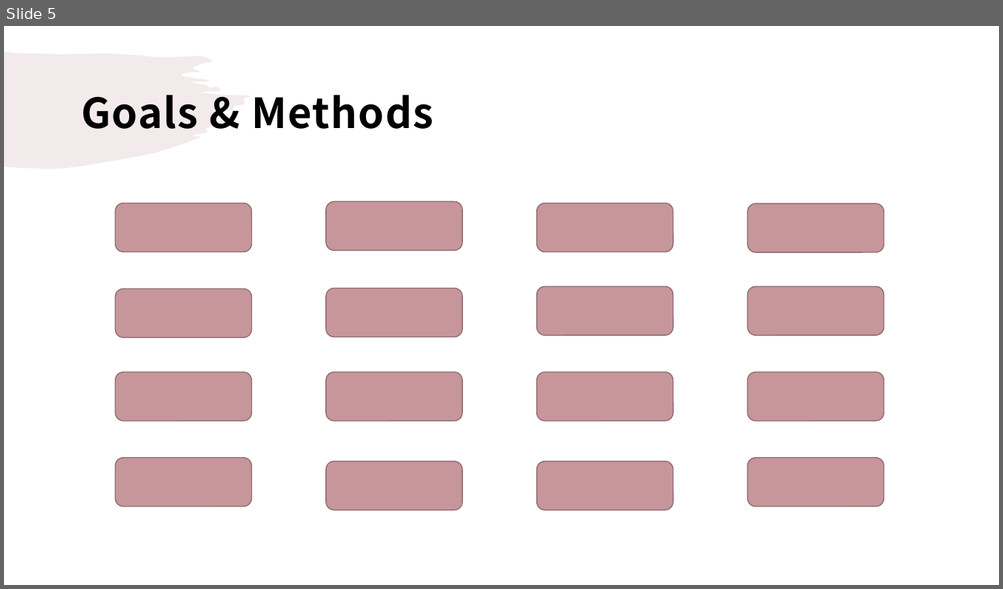
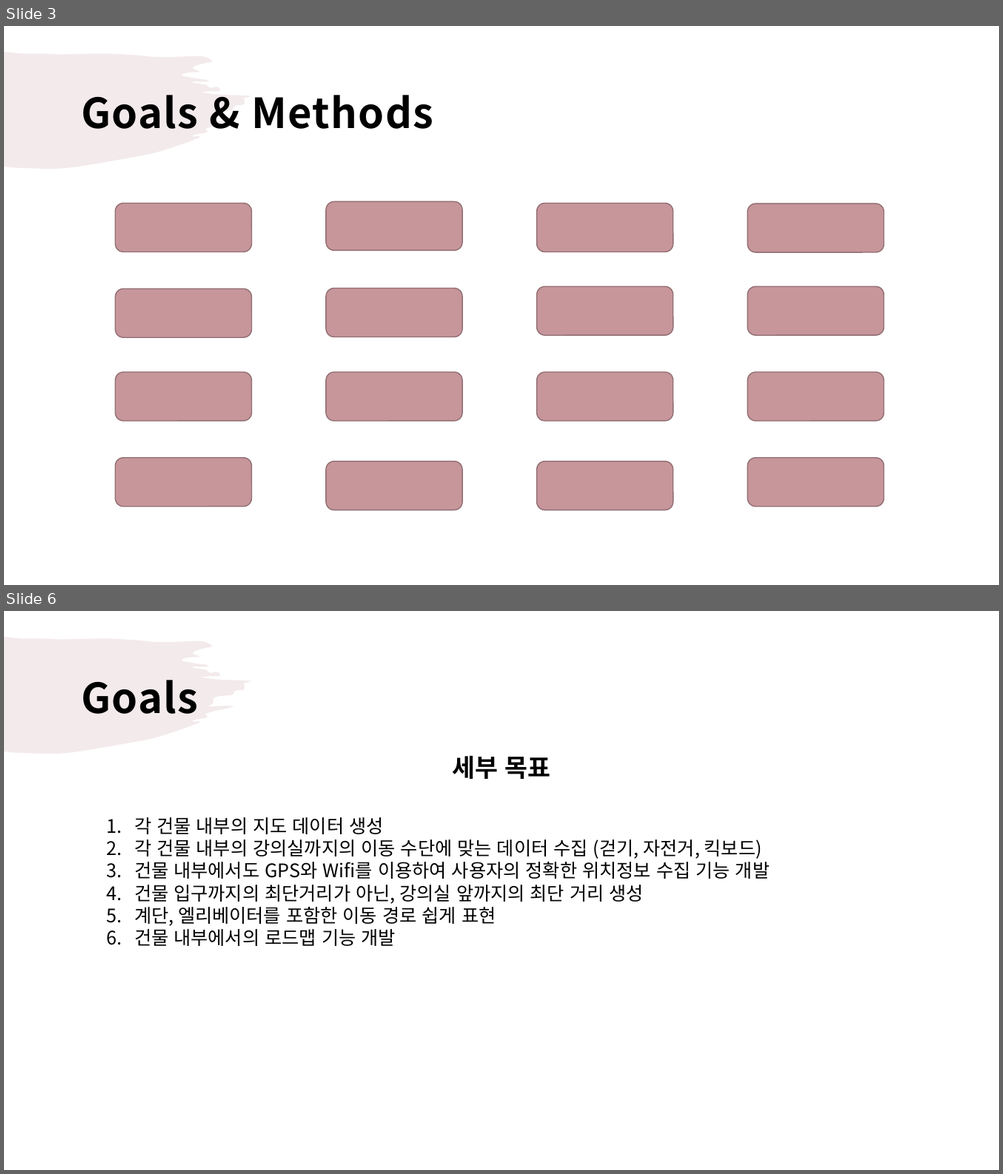
Before and after one commit to droongma/2021spring_41class_team13, a slide deck: 팀플제안서ppt.pptx. Shown one above the other, each under a label of ours: slide 5 before the commit, slides 3 and 6 after it; the slides between them are not shown. The pictures are 1003x589 and 1003x1174 pixels, drawn with LibreOffice and Linux fonts; fonts in the diff are those of the drawing. Boxes give left, top, right and bottom in pixels: in the first picture for what was removed or moved away, otherwise in the second. Text is boxed around its words. In the diff, an @@ line names an element or a change of style, - is before the commit and + after.

Commit message:
황석진 goals / method 작업중

```diff
--- a/팀플제안서ppt.pptx
+++ b/팀플제안서ppt.pptx
@@ slide 6 added at <box>4,611,999,1170</box>, background #FFFFFF; not listed: 1 template element that a slide beside it also shows @@
@@ title added at <box>81,680,198,714</box>, 40 pt, text #000000, bold @@
+Goals
@@ text added at <box>452,756,551,779</box>, 24 pt, text #000000, bold @@
+세부 목표
@@ text added at <box>134,817,769,946</box>, 18 pt, text #000000 @@
+1. 각 건물 내부의 지도 데이터 생성
+2. 각 건물 내부의 강의실까지의 이동 수단에 맞는 데이터 수집 (걷기, 자전거, 킥보드)
+3. 건물 내부에서도 GPS와 Wifi를 이용하여 사용자의 정확한 위치정보 수집 기능 개발
+4. 건물 입구까지의 최단거리가 아닌, 강의실 앞까지의 최단 거리 생성
+5. 계단, 엘리베이터를 포함한 이동 경로 쉽게 표현
+6. 건물 내부에서의 로드맵 기능 개발
@@ what was slide 5 is now slide 3 @@
```
Also in this commit, not shown: 5 other slides added, 4 slides removed.
